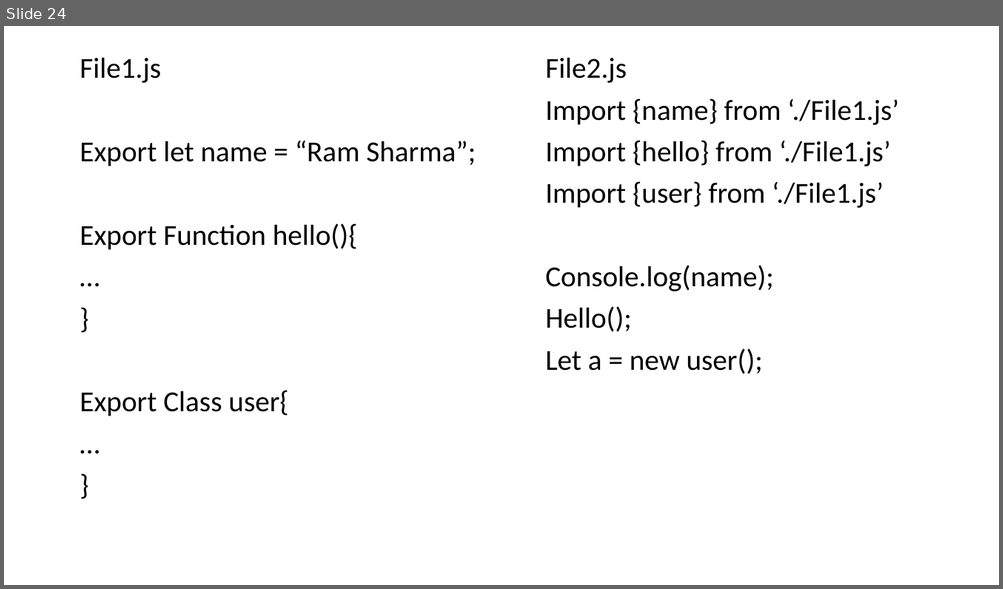
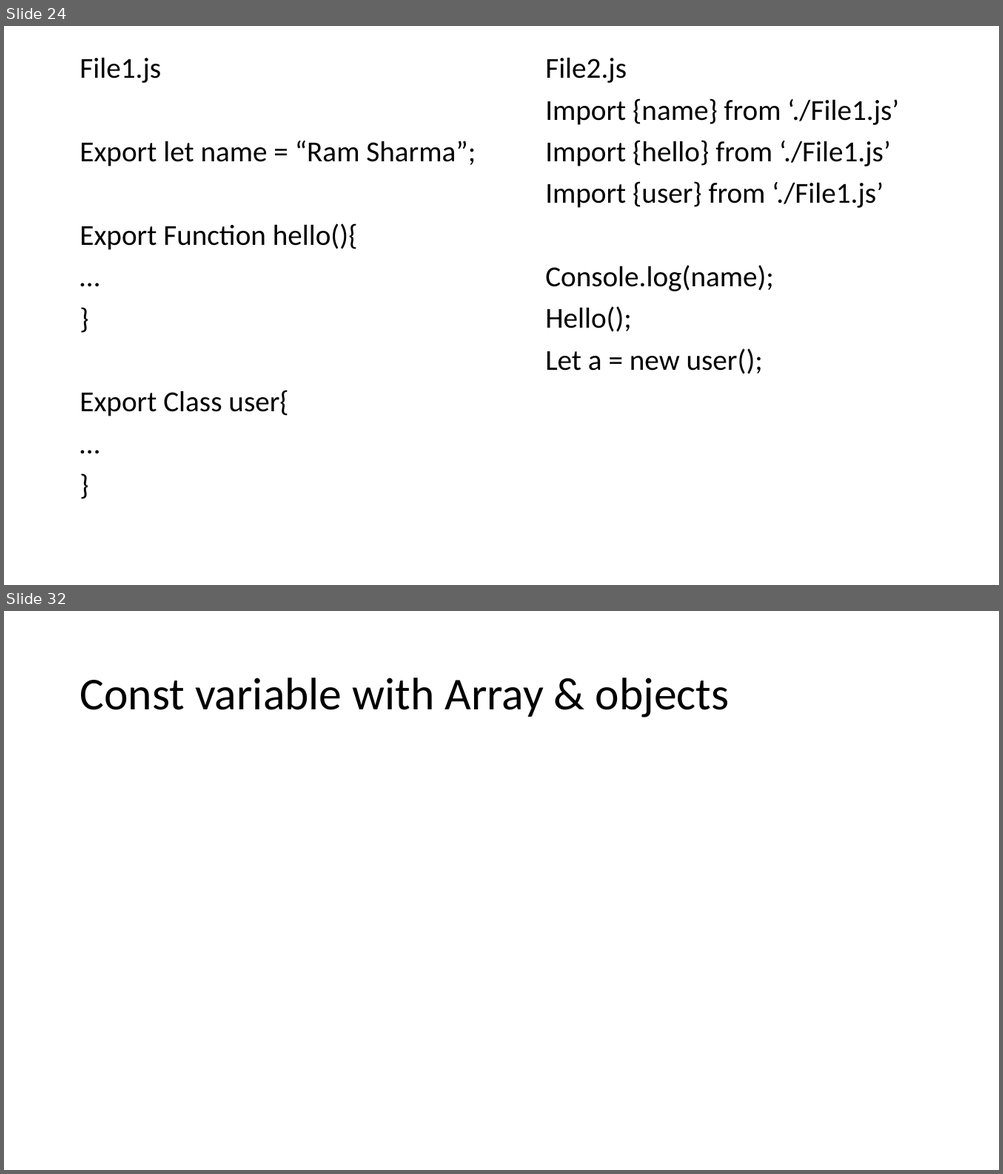
Before and after one commit to PiyushChaturvedii/Batch04, a slide deck: AdvanceJavaScript.pptx. Shown one above the other, each under a label of ours: slide 24 before the commit, slides 24 and 32 after it; the slides between them are not shown. The pictures are 1003x589 and 1003x1174 pixels, drawn with LibreOffice and Linux fonts; fonts in the diff are those of the drawing. Boxes give left, top, right and bottom in pixels: in the first picture for what was removed or moved away, otherwise in the second. Text is boxed around its words. In the diff, an @@ line names an element or a change of style, - is before the commit and + after.

```diff
--- a/AdvanceJavaScript.pptx
+++ b/AdvanceJavaScript.pptx
@@ slide 32 added at (4, 611, 999, 1170), background #FFFFFF @@
@@ title added at (79, 678, 729, 718), 44 pt, text #000000 @@
+Const variable with Array & objects
```
Also in this commit, not shown: 9 other slides added, 8 other files.
